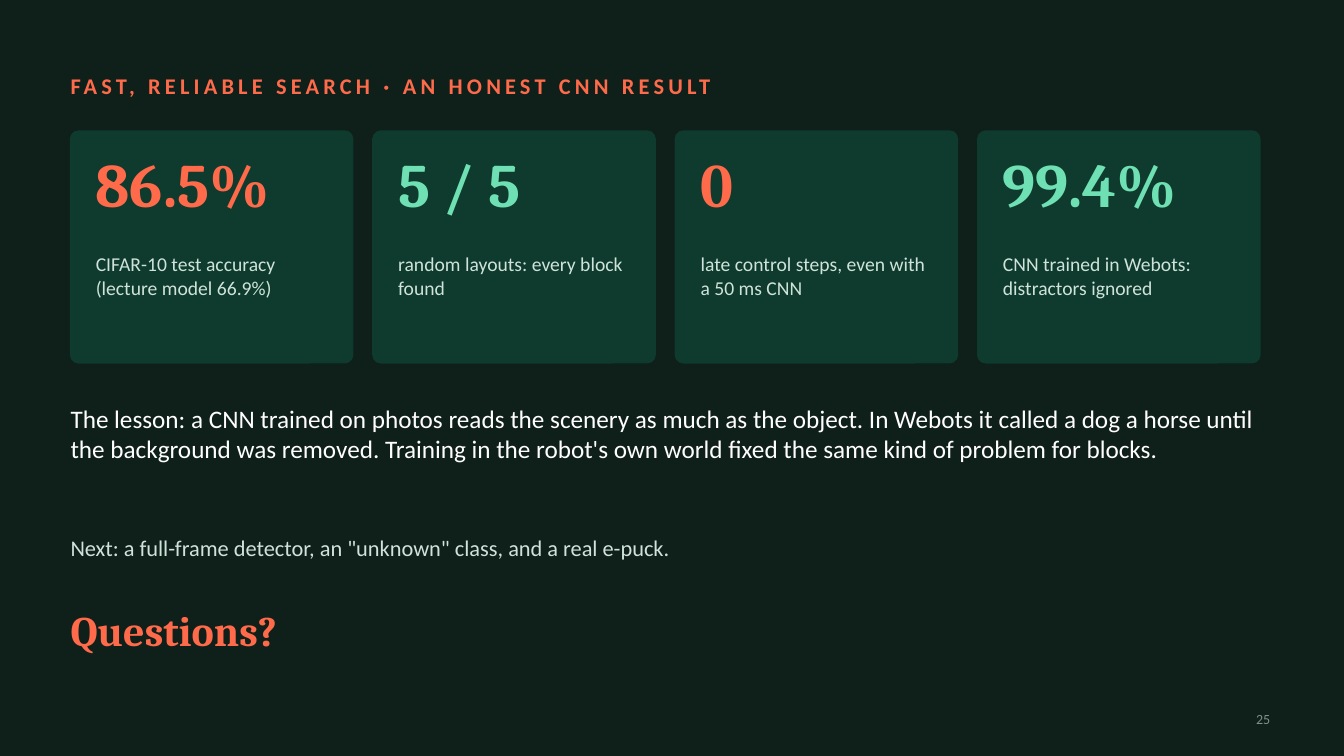
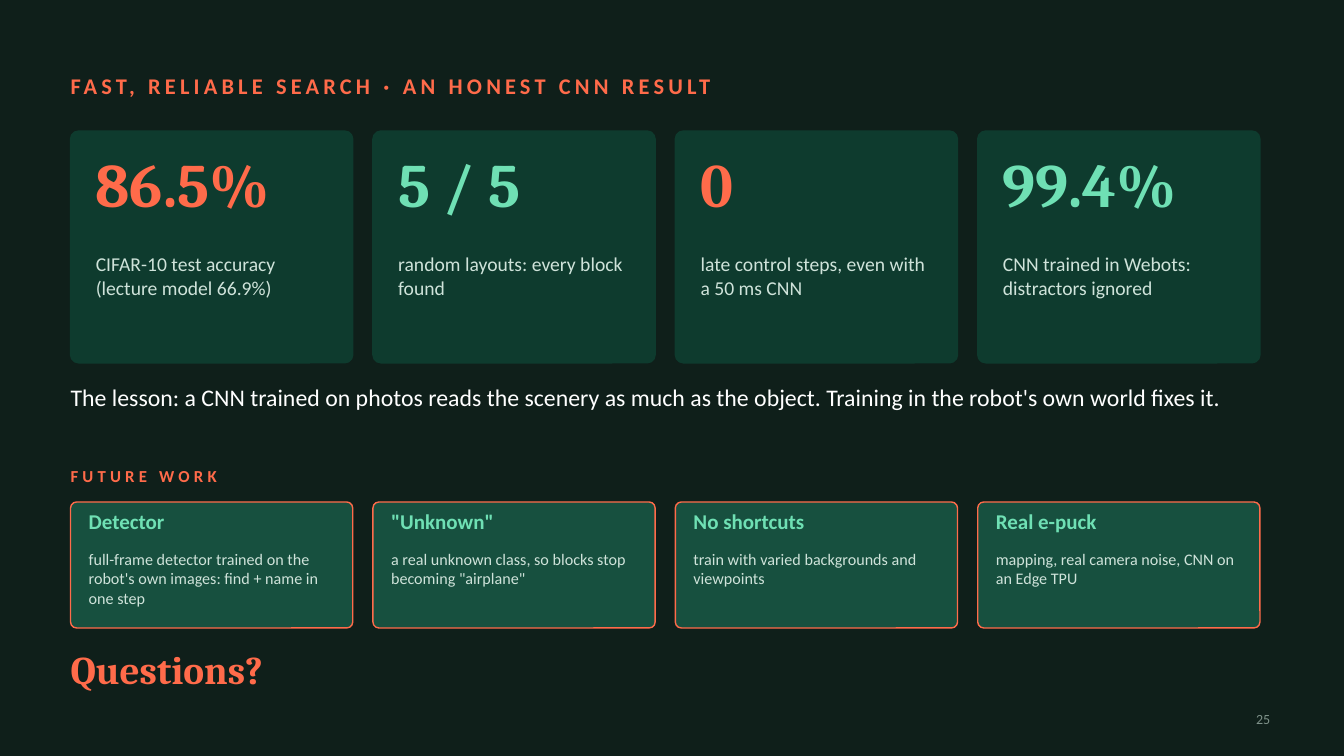
Before and after one commit to kris072008/webots-cnn-colour-detection, a slide deck: slide 25 of report/Krishna_Mahajan_106wucww_Part2_Presentation.pptx. Drawn at 1344x756 pixels with LibreOffice and Linux fonts; fonts in the diff are those of the drawing. Boxes give left, top, right and bottom in pixels: in the first picture for what was removed or moved away, otherwise in the second. Text is boxed around its words. In the diff, an @@ line names an element or a change of style, - is before the commit and + after.

Commit message:
Slides: future work row on the closing slide

```diff
--- a/report/Krishna_Mahajan_106wucww_Part2_Presentation.pptx
+++ b/report/Krishna_Mahajan_106wucww_Part2_Presentation.pptx
@@ text at bbox=[71, 389, 1219, 410]: text changed; size 18 to 17 pt @@
-The lesson: a CNN trained on photos reads the scenery as much as the object. In Webots it called a dog a horse until the background was removed. Training in the robot's own world fixed the same kind of problem for blocks.
+The lesson: a CNN trained on photos reads the scenery as much as the object. Training in the robot's own world fixes it.
@@ text added at bbox=[71, 471, 217, 482], 12 pt, text #FF6B4A, bold @@
+FUTURE WORK
@@ rounded rectangle added at bbox=[71, 502, 353, 628], fill #17503F, outline #FF6B4A 1 pt @@
@@ rounded rectangle added at bbox=[373, 502, 655, 628], fill #17503F, outline #FF6B4A 1 pt @@
@@ rounded rectangle added at bbox=[676, 502, 958, 628], fill #17503F, outline #FF6B4A 1 pt @@
@@ rounded rectangle added at bbox=[978, 502, 1260, 628], fill #17503F, outline #FF6B4A 1 pt @@
@@ text added at bbox=[89, 515, 165, 529], 15 pt, text #6FE0B4, bold @@
+Detector
@@ text added at bbox=[391, 514, 494, 529], 15 pt, text #6FE0B4, bold @@
+"Unknown"
@@ text added at bbox=[693, 514, 804, 529], 15 pt, text #6FE0B4, bold @@
+No shortcuts
@@ text added at bbox=[996, 514, 1096, 533], 15 pt, text #6FE0B4, bold @@
+Real e-puck
@@ text removed at bbox=[71, 540, 670, 560] @@
-Next: a full-frame detector, an "unknown" class, and a real e-puck.
@@ text added at bbox=[89, 554, 318, 607], 11.5 pt, text #CFE3DA @@
+full-frame detector trained on the robot's own images: find + name in one step
@@ text added at bbox=[391, 554, 625, 587], 11.5 pt, text #CFE3DA @@
+a real unknown class, so blocks stop becoming "airplane"
@@ text added at bbox=[693, 554, 917, 587], 11.5 pt, text #CFE3DA @@
+train with varied backgrounds and viewpoints
@@ text added at bbox=[996, 554, 1234, 587], 11.5 pt, text #CFE3DA @@
+mapping, real camera noise, CNN on an Edge TPU
@@ text "Questions?": place and size @@
-text "Questions?" at bbox=[71, 617, 277, 653]
+text "Questions?" at bbox=[71, 657, 263, 691]
@@ text "Questions?" at bbox=[71, 657, 263, 691]: size 30 to 28 pt @@
```
Also in this commit, not shown: 1 other file.
